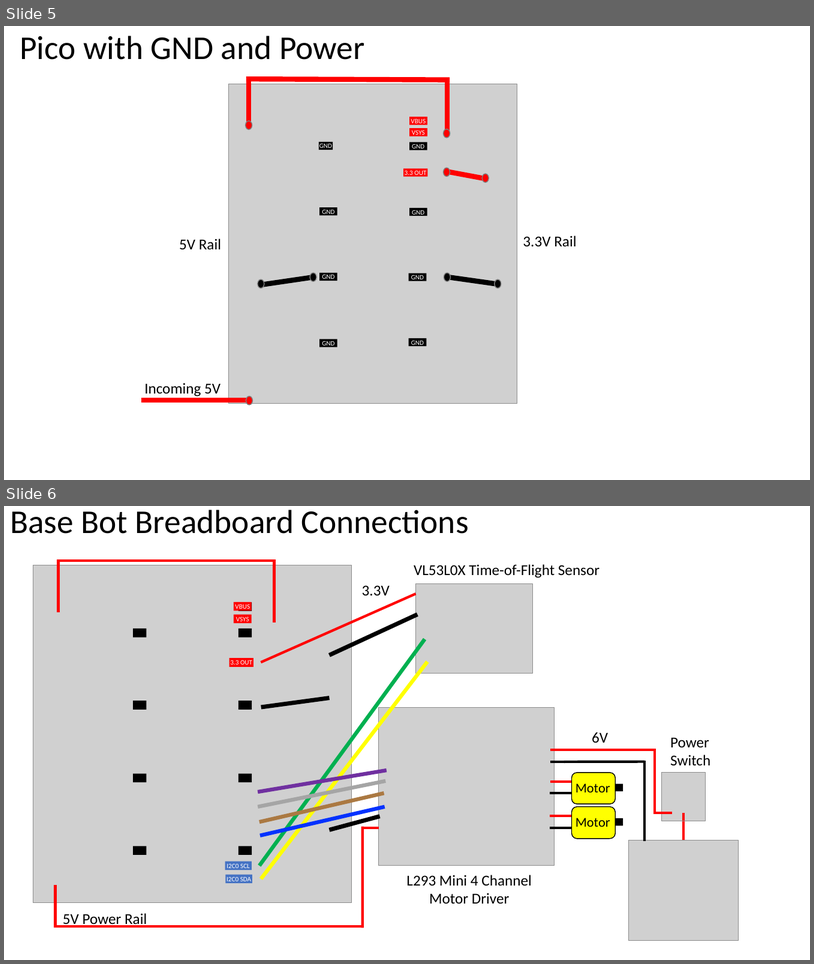
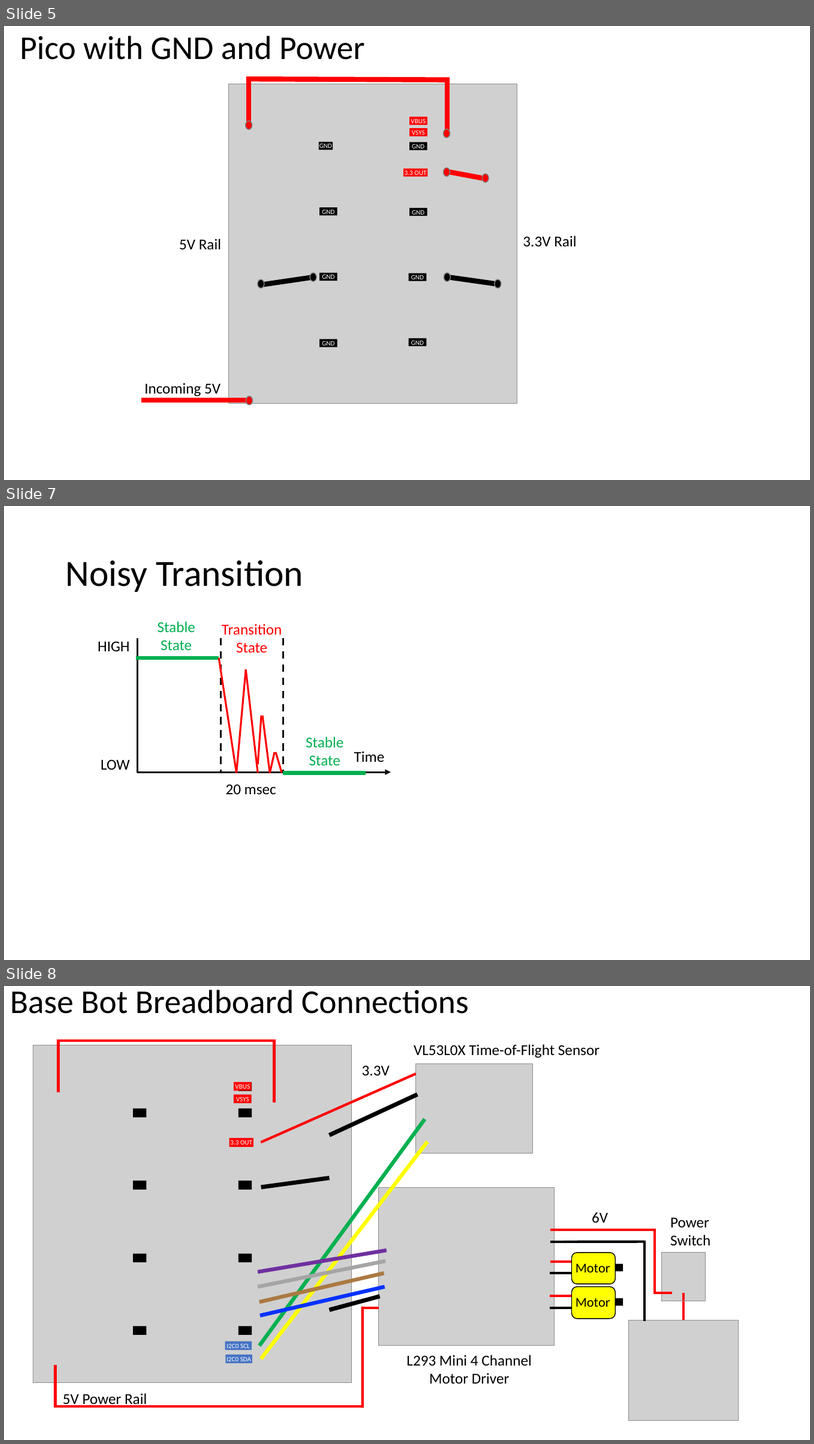
Before and after one commit to CoderDojoTC/micropython, a slide deck: docs/presentations/Circuit-Diagrams.pptx. Shown one above the other, each under a label of ours: slides 5 and 6 before the commit, slides 5, 7 and 8 after it; the slides between them are not shown. The pictures are 814x964 and 814x1444 pixels, drawn with LibreOffice and Linux fonts; fonts in the diff are those of the drawing; grey boxes stand for pictures. Boxes give left, top, right and bottom in pixels: in the first picture for what was removed or moved away, otherwise in the second. Text is boxed around its words. In the diff, an @@ line names an element or a change of style, - is before the commit and + after.

```diff
--- a/docs/presentations/Circuit-Diagrams.pptx
+++ b/docs/presentations/Circuit-Diagrams.pptx
@@ slide 7 added at bbox=[4, 506, 810, 960], background #FFFFFF @@
@@ title added at bbox=[65, 560, 304, 592], 44 pt, text #000000 @@
+Noisy Transition
@@ text added at bbox=[158, 621, 195, 650], 18 pt, text #00B050 @@
+Stable
+State
@@ text added at bbox=[222, 624, 282, 652], 18 pt, text #FF0000 @@
+Transition
+State
@@ text added at bbox=[98, 641, 130, 651], 18 pt, text #000000 @@
+HIGH
@@ line added from (137, 638) to (137, 773), #0D0D0D 2.25 pt @@
@@ line added from (221, 638) to (221, 773), #0D0D0D 2.25 pt dashed @@
@@ line added from (284, 638) to (284, 773), #0D0D0D 2.25 pt dashed @@
@@ line added from (219, 658) to (137, 658), #00B050 4.5 pt @@
@@ line added from (219, 658) to (237, 773), #FF0000 2.25 pt @@
@@ line added from (246, 669) to (237, 773), #FF0000 2.25 pt @@
@@ line added from (246, 669) to (258, 773), #FF0000 2.25 pt @@
@@ line added from (262, 715) to (258, 765), #FF0000 2.25 pt @@
@@ line added from (263, 715) to (270, 773), #FF0000 2.25 pt @@
@@ text added at bbox=[306, 736, 344, 765], 18 pt, text #00B050 @@
+Stable
+State
@@ line added from (275, 752) to (270, 773), #FF0000 2.25 pt @@
@@ line added from (276, 752) to (282, 773), #FF0000 2.25 pt @@
@@ text added at bbox=[354, 751, 385, 762], 18 pt, text #000000 @@
+Time
@@ text added at bbox=[101, 759, 130, 769], 18 pt, text #000000 @@
+LOW
@@ arrow added from (137, 772) to (391, 772), #0D0D0D 2.25 pt @@
@@ line added from (366, 773) to (284, 773), #00B050 4.5 pt @@
@@ text added at bbox=[226, 784, 276, 795], 18 pt, text #000000 @@
+20 msec
@@ what was slide 6 is now slide 8 @@
```
Also in this commit, not shown: 2 other slides added, 2 other files.
